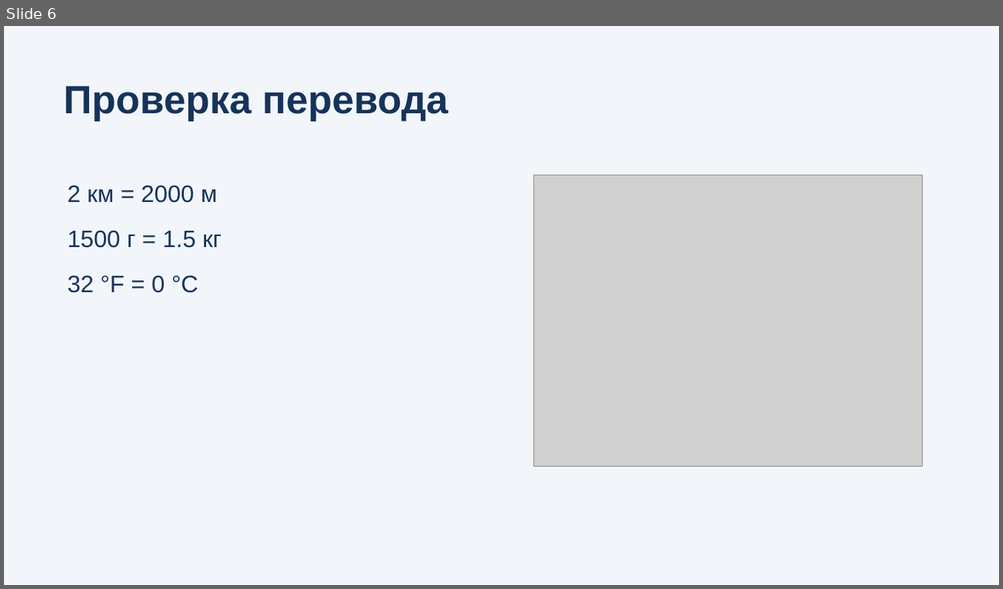
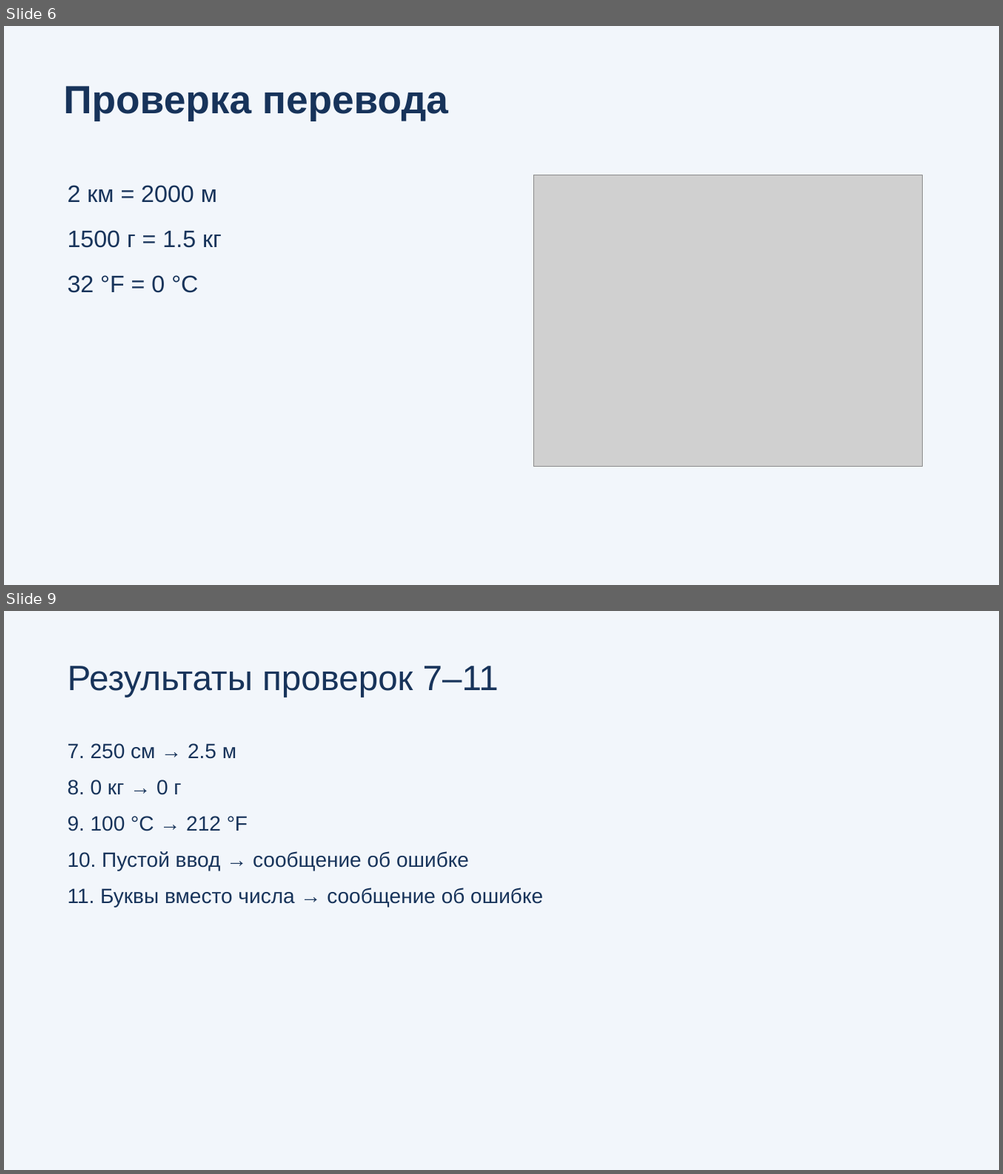
Before and after one commit to ArtikM1106/python-unit-converter, a slide deck: presentation.pptx. Shown one above the other, each under a label of ours: slide 6 before the commit, slides 6 and 9 after it; the slides between them are not shown. The pictures are 1003x589 and 1003x1174 pixels, drawn with LibreOffice and Linux fonts; fonts in the diff are those of the drawing; grey boxes stand for pictures. Boxes give left, top, right and bottom in pixels: in the first picture for what was removed or moved away, otherwise in the second. Text is boxed around its words. In the diff, an @@ line names an element or a change of style, - is before the commit and + after.

```diff
--- a/presentation.pptx
+++ b/presentation.pptx
@@ slide 9 added at bbox=[4, 611, 999, 1170], background #F2F6FB @@
@@ text added at bbox=[68, 666, 498, 698], 34 pt, text #17335A @@
+Результаты проверок 7–11
@@ text added at bbox=[68, 743, 543, 907], 20 pt, text #17335A @@
+7. 250 см → 2.5 м
+8. 0 кг → 0 г
+9. 100 °C → 212 °F
+10. Пустой ввод → сообщение об ошибке
+11. Буквы вместо числа → сообщение об ошибке
```
Also in this commit, not shown: 1 slide changed, 3 other slides added, 1 slide removed, 1 other file.
